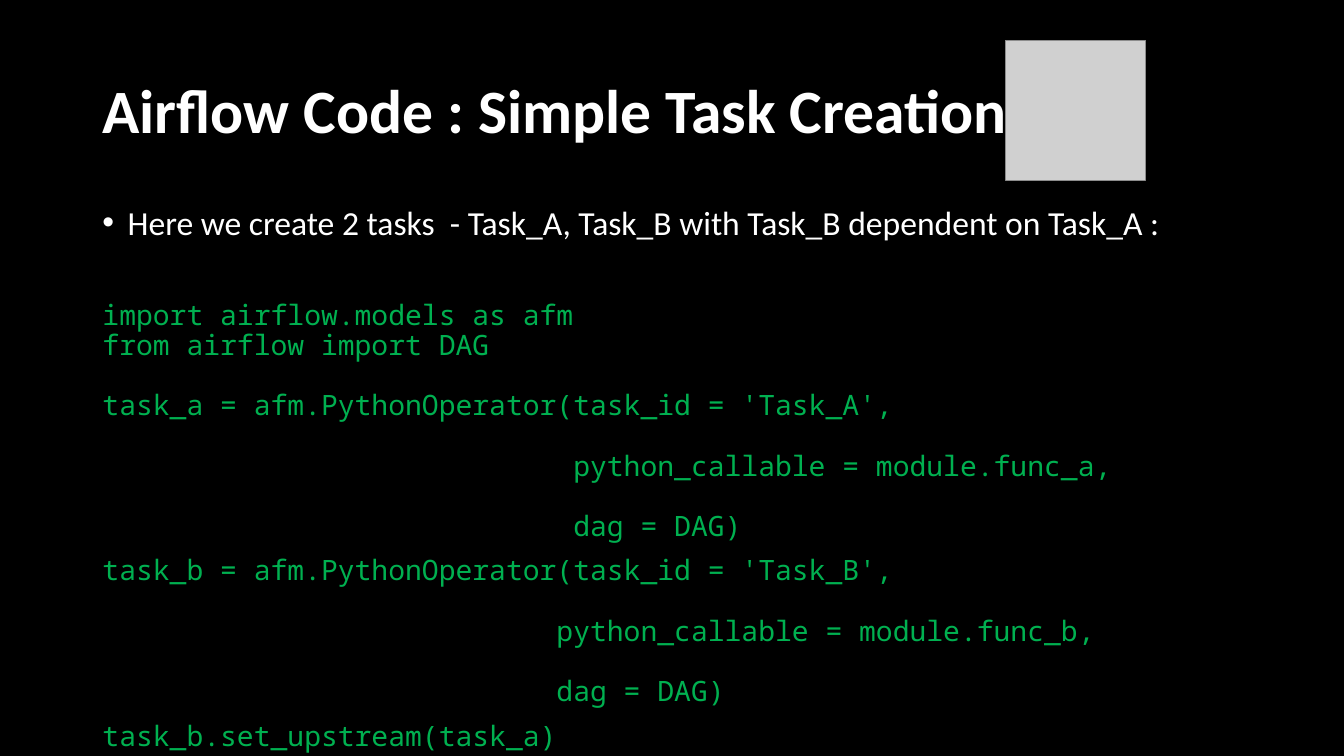
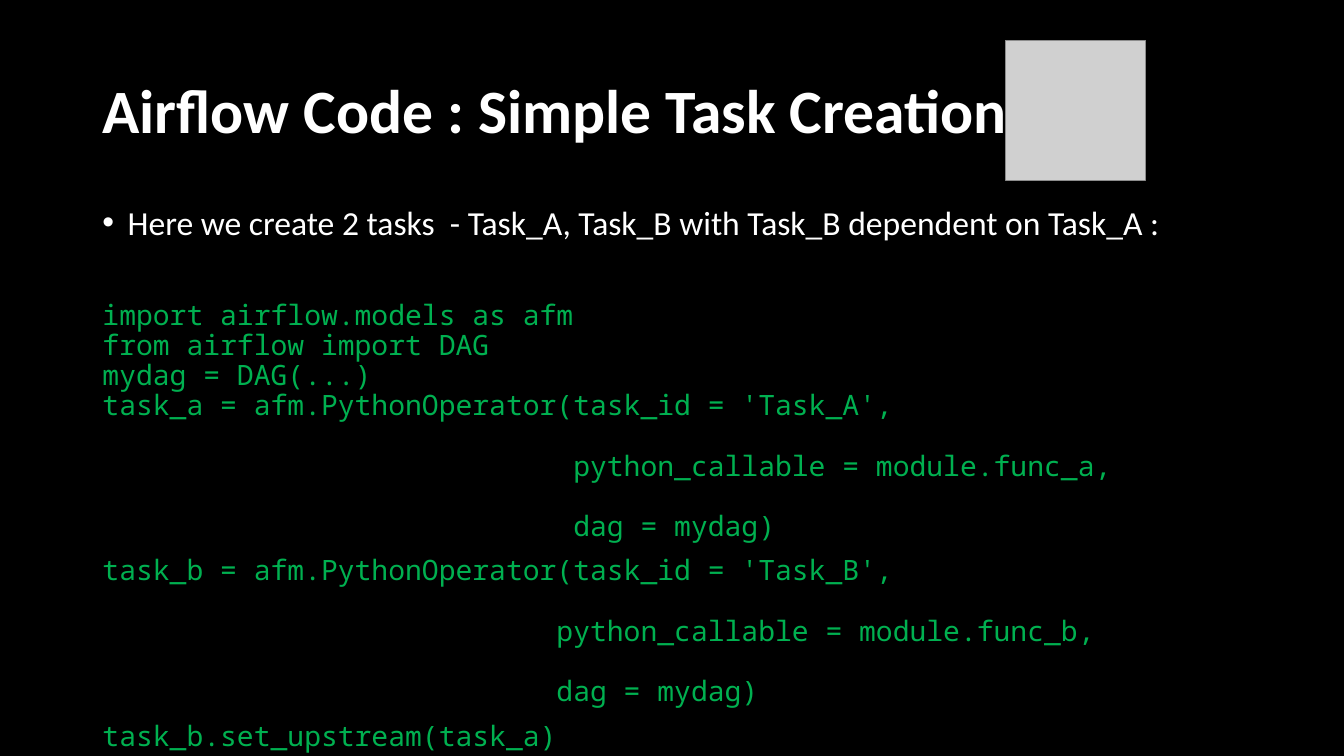
Before and after one commit to femibyte/data-eng, a slide deck: slide 26 of PyData2016-DataPipelinesCloud.pptx (slide 24 before the commit). Drawn at 1344x756 pixels with LibreOffice and Linux fonts; fonts in the diff are those of the drawing; grey boxes stand for pictures. Boxes give left, top, right and bottom in pixels: in the first picture for what was removed or moved away, otherwise in the second. Text is boxed around its words. In the diff, an @@ line names an element or a change of style, - is before the commit and + after.

```diff
--- a/PyData2016-DataPipelinesCloud.pptx
+++ b/PyData2016-DataPipelinesCloud.pptx
@@ text at <box>102,303,1111,708</box>: text changed @@
-import airflow.models as afm
-from airflow import DAG
-task_a = afm.PythonOperator(task_id = 'Task_A',
-python_callable = module.func_a,
-dag = DAG)
-task_b = afm.PythonOperator(task_id = 'Task_B',
-python_callable = module.func_b,
-dag = DAG)
+import airflow.models as afm
+from airflow import DAG
+mydag = DAG(...)
+task_a = afm.PythonOperator(task_id = 'Task_A',
+python_callable = module.func_a,
+dag = mydag)
+task_b = afm.PythonOperator(task_id = 'Task_B',
+python_callable = module.func_b,
+dag = mydag)
```
Also in this commit, not shown: 9 other slides changed, 4 slides added.
